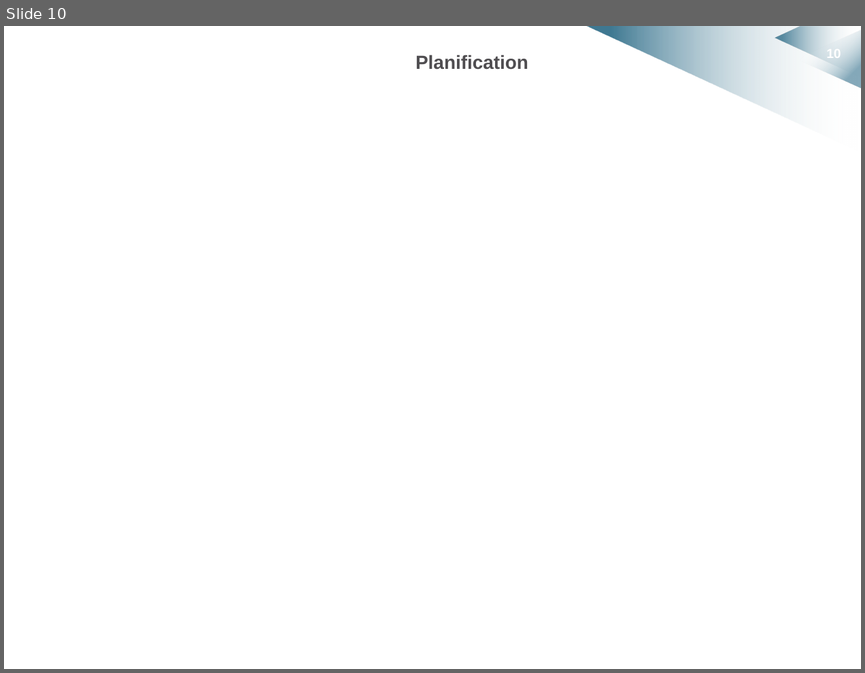
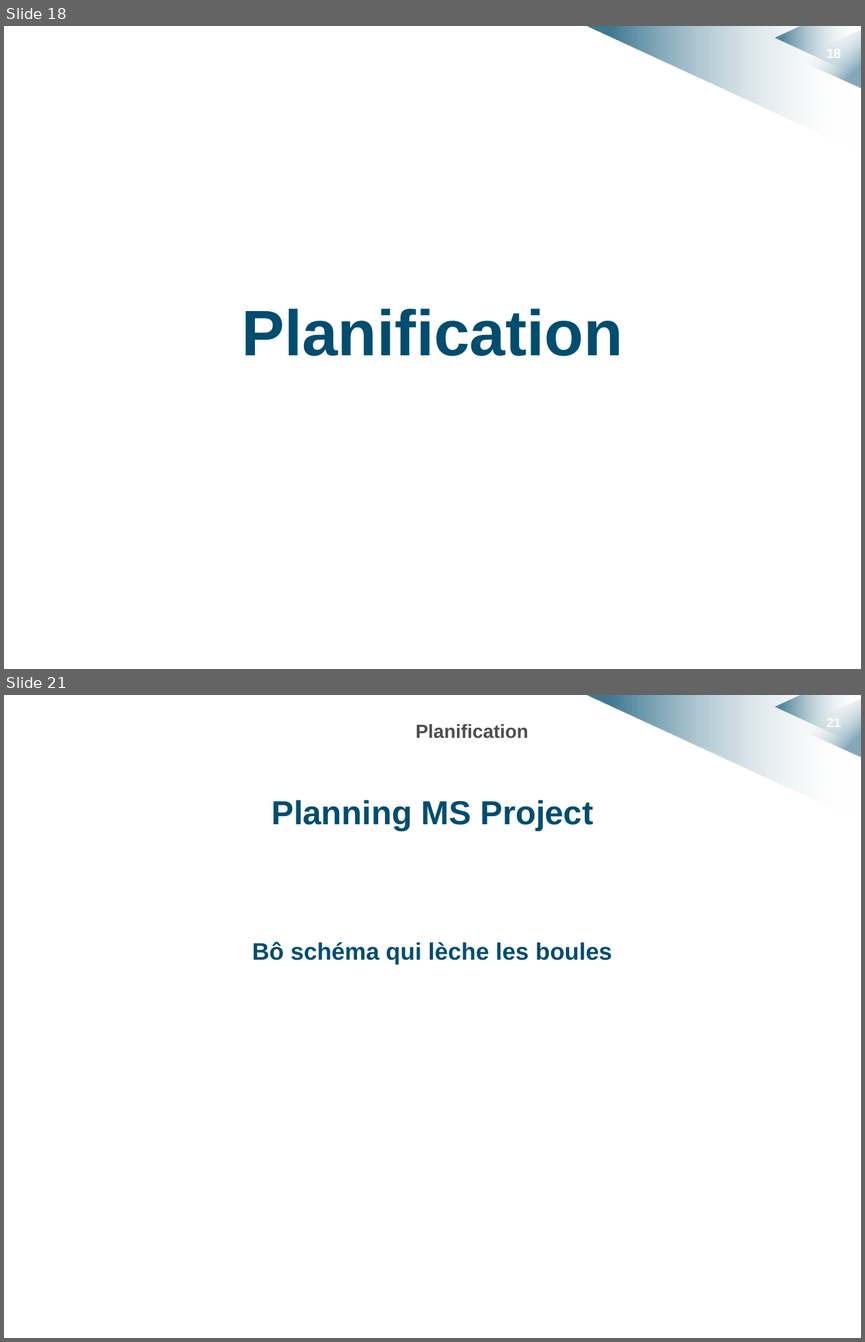
Before and after one commit to HKervadec/korrigolo, a slide deck: soutenances/planification/soutenance_planification.pptx. Shown one above the other, each under a label of ours: slide 10 before the commit, slides 18 and 21 after it; the slides between them are not shown. The pictures are 865x673 and 865x1342 pixels, drawn with LibreOffice and Linux fonts; fonts in the diff are those of the drawing; background and template pictures are left out. Boxes give left, top, right and bottom in pixels: in the first picture for what was removed or moved away, otherwise in the second. Text is boxed around its words. In the diff, an @@ line names an element or a change of style, - is before the commit and + after.

Commit message:
structure ppt planif done

```diff
--- a/soutenances/planification/soutenance_planification.pptx
+++ b/soutenances/planification/soutenance_planification.pptx
@@ slide 21 added at bbox=[4, 695, 861, 1338], background #FFFFFF; not listed: 4 template elements that a slide beside it also shows @@
@@ title added at bbox=[415, 724, 528, 739], 16 pt, text #4F4D50, bold @@
+Planification
@@ text added at bbox=[252, 800, 612, 964], 20 pt, text #004D6F, bold @@
+Planning MS Project
+Bô schéma qui lèche les boules
@@ what was slide 10 is now slide 18 @@
@@ slide 18 changed as well @@
@@ page number at bbox=[826, 46, 840, 61]: text changed @@
-10
+18
@@ text "Planification": place and size @@
-text "Planification" at bbox=[415, 55, 528, 70]
+text "Planification" at bbox=[241, 308, 623, 356]
@@ text "Planification" at bbox=[241, 308, 623, 356]: size 16 to 54 pt, text colour #4F4D50 to #004D6F; more space between paragraphs; vertical alignment middle to top @@
```
Also in this commit, not shown: 4 other slides changed, 12 other slides added.
